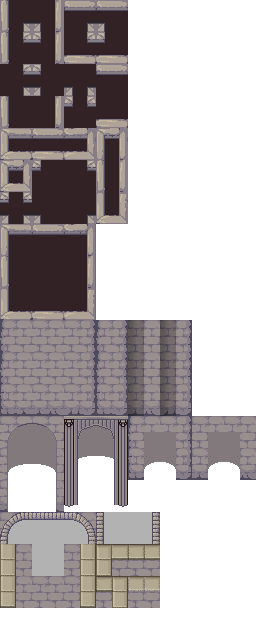
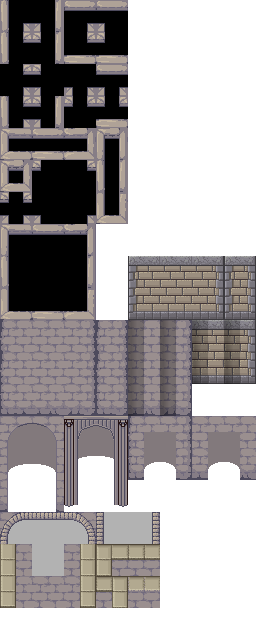
Revision of a layered 256x640 image; what changed, layer by layer:
added group "Edited Pipoya Wall Section" with 2 layers above "from LPC walls.png" over (32, 192, 256, 384)
added layer "Edited Pipoya Wall" in group "Edited Pipoya Wall Section" over (128, 256, 256, 384)
painted on "from LPC walls.png" over (0, 0, 128, 311)